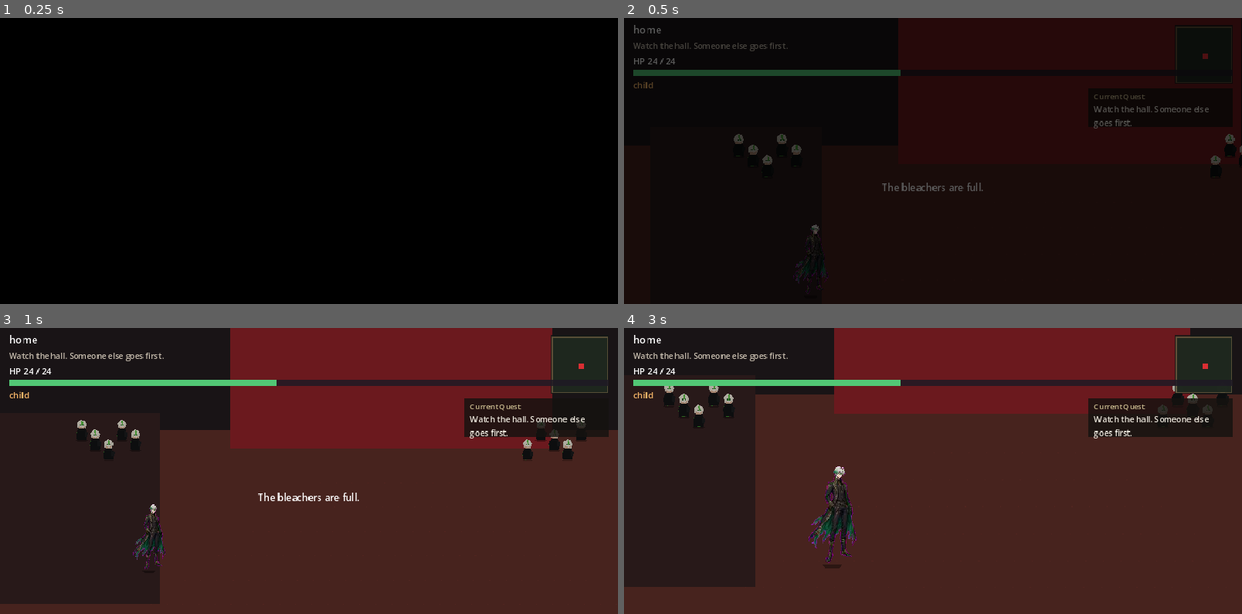
Above: before the commit, frames 1-4 (two rows, left to right).
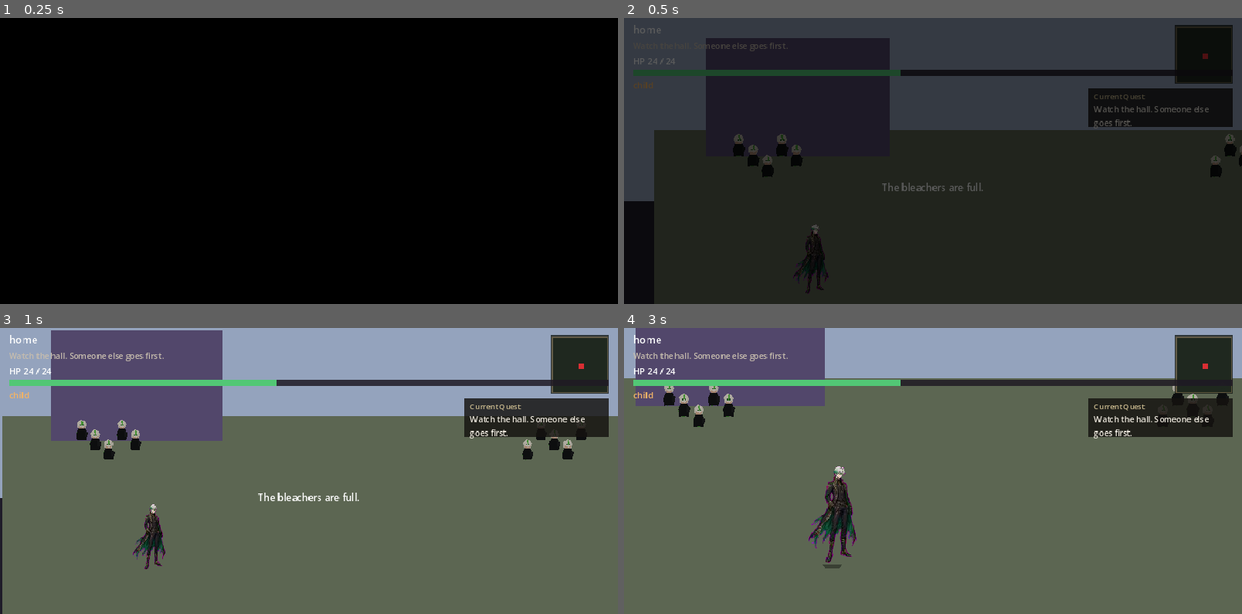
Above: after the commit, the same moments.

Repository: sk7hg824nn-ux/bloodbound-summoner
Game: Godot game, scene res://scenes/world/Academy.tscn
Same seed, same stepped clock (60 frames per second), same inputs: the game is played once before the commit and once after it. This scene is started directly instead of the project's main scene.
Inputs (mouse positions are in pixels of both pictures, inside the frame that each line leads up to):
- Up to frame 1 (0.25 s): no input
- Up to frame 2 (0.5 s): no input
- Up to frame 3 (1 s): move the mouse to (444, 456) at 0.52 s; click (444, 456) at 0.67 s
- Up to frame 4 (3 s): drag from (809, 485) to (939, 559) at 1.27 s; click "Continue" at 2 s; click "Continue" at 2.75 s

Frame 1 is identical in both runs. In frame 2, 56% of the frame differs, in the area x 0-100%, y 0-100%; in frame 3, 93%; in frame 4, 91%.
Error after the commit: Parse Error: Identifier "TownLayers" not declared in the current scope. (res://scripts/world/layer_stack.gd:72)

Commit message:
Childhood town 2.5D illustrated plates: LayerStack dress_town, TownLayers runtime packs, hotspot alignment. Ash art and prologue beats unchanged.

Diff:
--- a/scripts/world/layer_stack.gd
+++ b/scripts/world/layer_stack.gd
@@ -67,6 +67,28 @@
 	HallLayers.mount(band("Npcs"), "crowd", Vector2(-60, 70), Vector2(1.18, 1.08))
 	HallLayers.mount(band("Foreground"), "fore", Vector2(-90, -10), Vector2(1.28, 1.18))
 
+func dress_town() -> void:
+	_hide_blockout()
+	TownLayers.mount(band("FarMountains"), "sky", Vector2(-120, -180), Vector2(1.38, 1.12))
+	TownLayers.mount(band("FarBackground"), "far", Vector2(-90, 20), Vector2(1.28, 1.02))
+	TownLayers.mount(band("Buildings"), "mid", Vector2(-40, 148), Vector2(1.10, 0.92))
+	TownLayers.mount(band("Npcs"), "trees", Vector2(520, 210), Vector2(0.62, 0.62))
+	TownLayers.mount_mother(band("Npcs"), Vector2(214, 402))
+	TownLayers.mount(band("Foreground"), "fore", Vector2(-110, 310), Vector2(1.22, 1.02))
+
+func _hide_blockout() -> void:
+	var world := get_parent()
+	if world == null:
+		return
+	for c in world.get_children():
+		if c is ColorRect:
+			c.visible = false
+	var root = world.get_parent()
+	if root:
+		var sky = root.get_node_or_null("ParallaxBackground")
+		if sky:
+			sky.visible = false
+
 func _plate(root: Node2D, r: Rect2, color: Color) -> void:
 	if root == null:
 		return
--- a/scripts/world/world_25.gd
+++ b/scripts/world/world_25.gd
@@ -9,9 +9,11 @@
 	match room:
 		"hall":
 			stack.dress_hall()
+			_overlay_png(stack, "hall")
 		"woods":
 			_overlay_png(stack, "woods")
-		"village":
+		"village", "yard", "town":
+			stack.dress_town()
 			_overlay_png(stack, "village")
 	return stack
 
Not shown, added: docs/TOWN_ART.md
